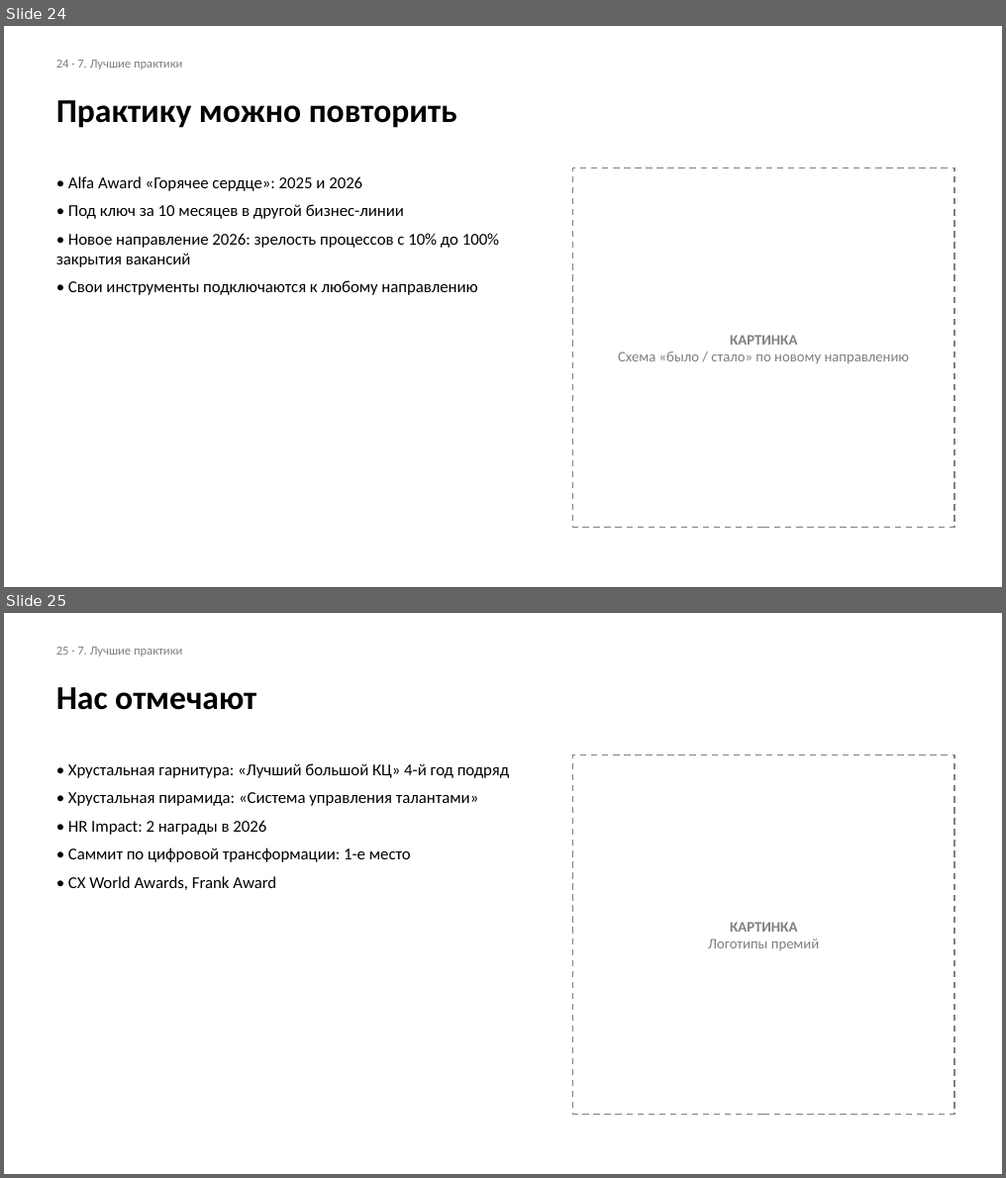
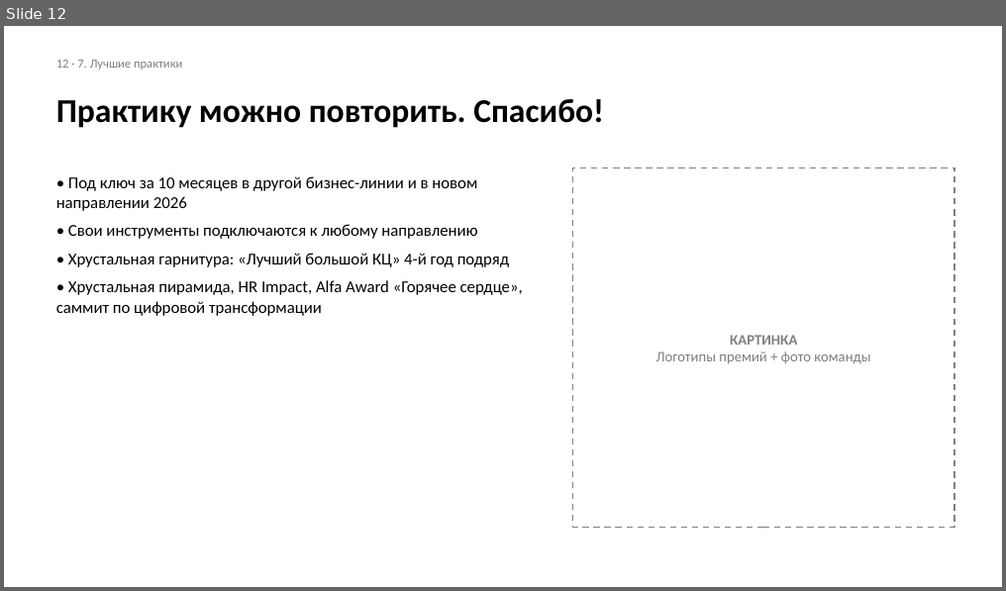
Before and after one commit to sdsds113/aboba, a slide deck: Шаблон_презентации_ХГ_2026.pptx. Shown one above the other, each under a label of ours: slides 24 and 25 before the commit, slide 12 after it. The pictures are 1006x1178 and 1006x591 pixels, drawn with LibreOffice and Linux fonts; fonts in the diff are those of the drawing. Boxes give left, top, right and bottom in pixels: in the first picture for what was removed or moved away, otherwise in the second. Text is boxed around its words. In the diff, an @@ line names an element or a change of style, - is before the commit and + after.

```diff
--- a/Шаблон_презентации_ХГ_2026.pptx
+++ b/Шаблон_презентации_ХГ_2026.pptx
@@ slide 25 removed at <box>4,613,1002,1174</box>, background #FFFFFF @@
@@ text removed at <box>56,647,182,657</box> @@
-25 · 7. Лучшие практики
@@ text removed at <box>56,687,256,710</box> @@
-Нас отмечают
@@ rectangle removed at <box>573,756,954,1115</box> @@
-КАРТИНКА
-Логотипы премий
@@ text removed at <box>68,763,510,890</box> @@
-• Хрустальная гарнитура: «Лучший большой КЦ» 4-й год подряд
-• Хрустальная пирамида: «Система управления талантами»
-• HR Impact: 2 награды в 2026
-• Саммит по цифровой трансформации: 1-е место
-• CX World Awards, Frank Award
@@ what was slide 24 is now slide 12 @@
@@ slide 12 changed as well @@
@@ text at <box>56,60,182,70</box>: text changed @@
-24 · 7. Лучшие практики
+12 · 7. Лучшие практики
@@ text at <box>56,99,604,128</box>: text changed @@
-Практику можно повторить
+Практику можно повторить. Спасибо!
@@ text at <box>56,176,477,211</box>: text changed @@
-• Alfa Award «Горячее сердце»: 2025 и 2026
-• Под ключ за 10 месяцев в другой бизнес-линии
-• Новое направление 2026: зрелость процессов с 10% до 100% закрытия вакансий
+• Под ключ за 10 месяцев в другой бизнес-линии и в новом направлении 2026
@@ text at <box>56,253,523,316</box>: paragraphs added @@
+• Хрустальная гарнитура: «Лучший большой КЦ» 4-й год подряд
+• Хрустальная пирамида, HR Impact, Alfa Award «Горячее сердце», саммит по цифровой трансформации
@@ text in rectangle at <box>656,352,870,365</box>: text changed @@
-Схема «было / стало» по новому направлению
+Логотипы премий + фото команды
```
Also in this commit, not shown: 11 other slides changed, 13 other slides removed.
